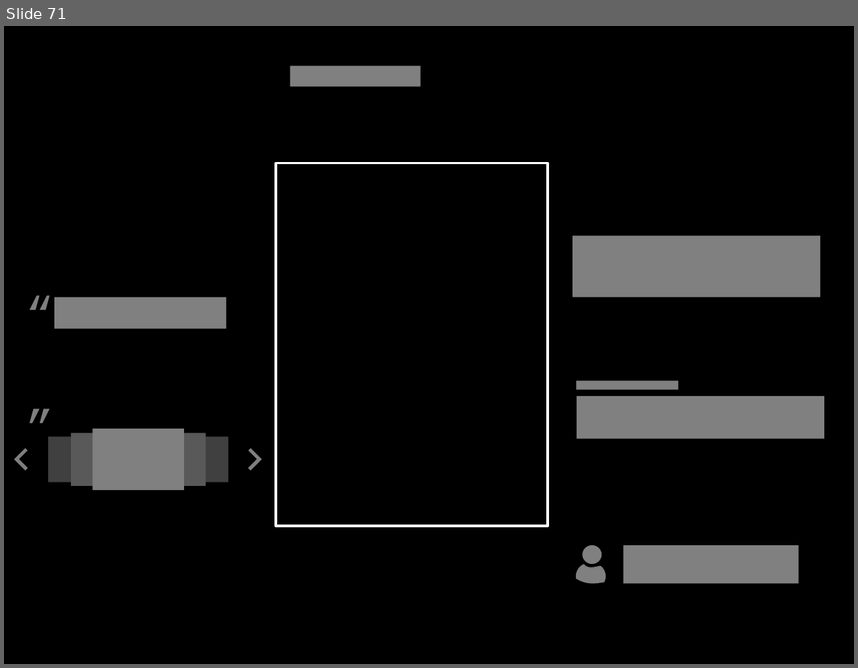
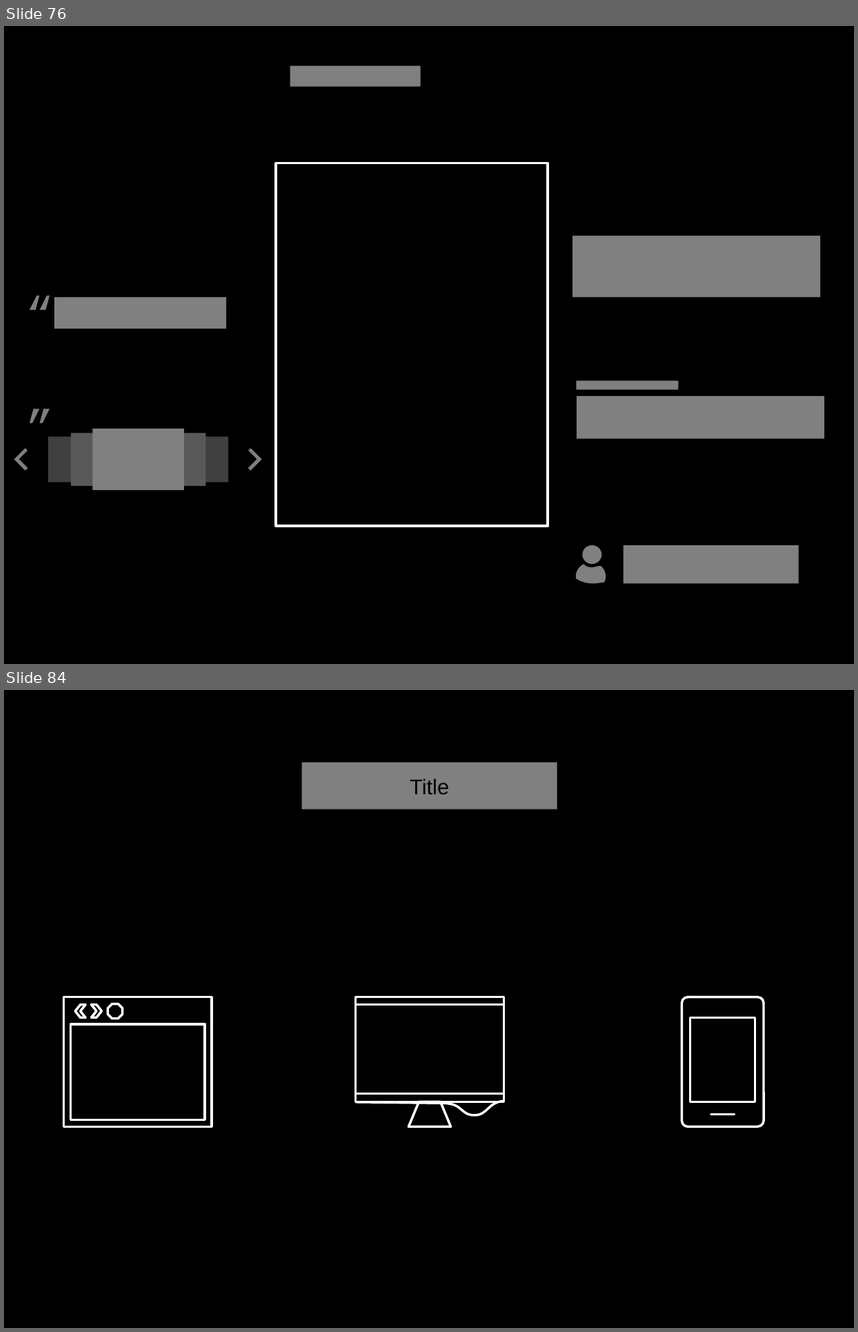
Before and after one commit to socketwench/introToContentTypes, a slide deck: src/introToContentTypes.pptx. Shown one above the other, each under a label of ours: slide 71 before the commit, slides 76 and 84 after it; the slides between them are not shown. The pictures are 858x668 and 858x1332 pixels, drawn with LibreOffice and Linux fonts; fonts in the diff are those of the drawing. Boxes give left, top, right and bottom in pixels: in the first picture for what was removed or moved away, otherwise in the second. Text is boxed around its words. In the diff, an @@ line names an element or a change of style, - is before the commit and + after.

```diff
--- a/src/introToContentTypes.pptx
+++ b/src/introToContentTypes.pptx
@@ slide 84 added at [4, 690, 854, 1328], background #000000 @@
@@ rectangle added at [301, 762, 557, 809], fill #808080, 18 pt, text #000000 @@
+Title
@@ rounded rectangle added at [682, 997, 763, 1126], outline #FFFFFF 2 pt @@
@@ group added at [63, 997, 212, 1126]: 2 rectangles, 2 chevrons, 1 octagon @@
@@ group added at [355, 997, 504, 1126]: 2 rectangles, 1 freeform shape, 1 trapezoid @@
@@ rectangle added at [690, 1017, 755, 1101], outline #FFFFFF 2 pt @@
@@ line added from (711, 1114) to (734, 1114), #FFFFFF 2 pt @@
@@ what was slide 71 is now slide 76 @@
```
Also in this commit, not shown: 18 other slides added, 16 slides removed, 23 other files.
